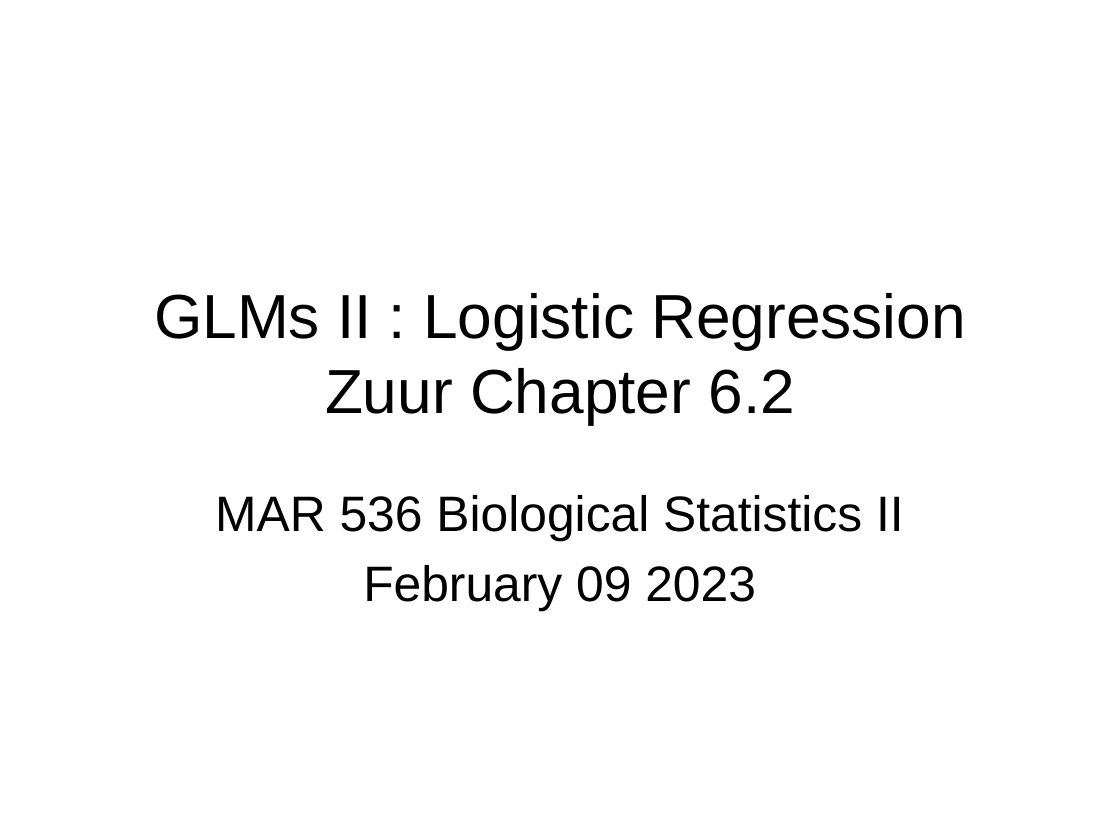
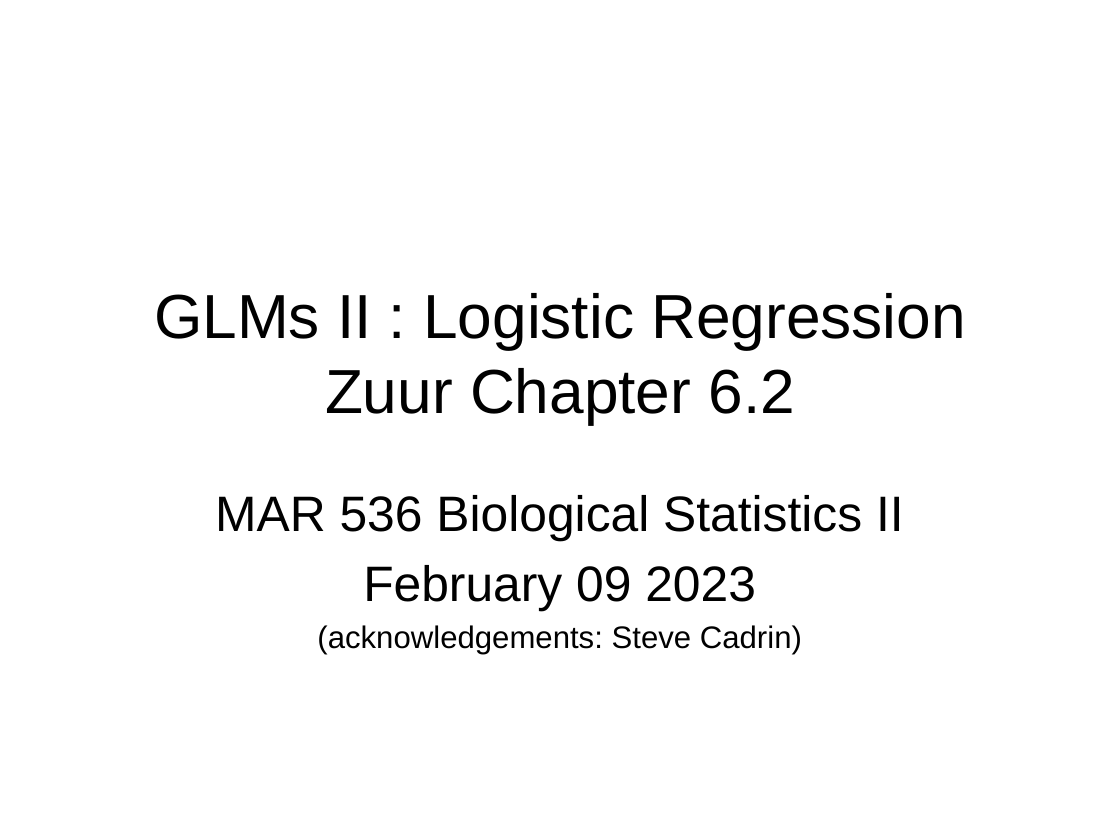
Before and after one commit to gavinfay/mar536-biolstats2-s25, a slide deck: slide 1 of docs/lectures/lec-07.pptx. Drawn at 1120x840 pixels with LibreOffice and Linux fonts; fonts in the diff are those of the drawing. Boxes give left, top, right and bottom in pixels: in the first picture for what was removed or moved away, otherwise in the second. Text is boxed around its words. In the diff, an @@ line names an element or a change of style, - is before the commit and + after.

```diff
--- a/docs/lectures/lec-07.pptx
+++ b/docs/lectures/lec-07.pptx
@@ subtitle at [317,625,802,654]: paragraph added @@
+(acknowledgements: Steve Cadrin)
```
Also in this commit, not shown: 1 other slide changed, 13 other files.
